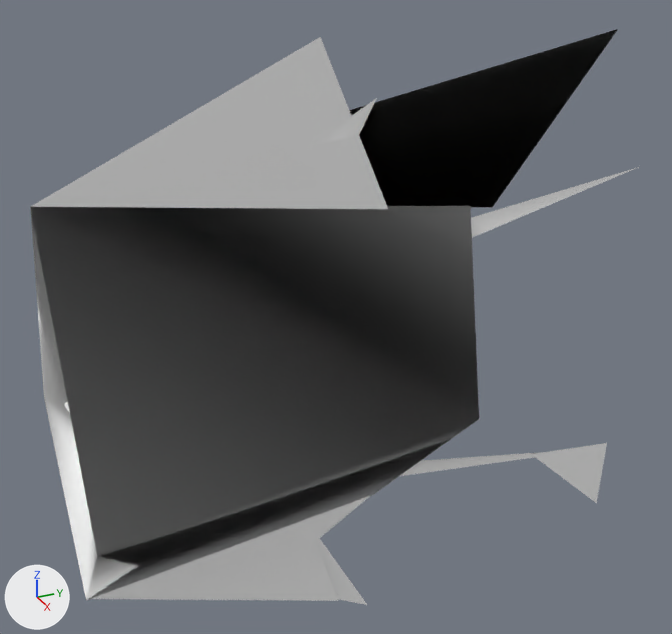
An edit to the glTF model public/3d/item/model__item__catch.ofs_82_0/4872fish82d.gltf, drawn before and after from the same camera.
Camera for both pictures: a 50 mm camera at (0.529, -0.051, 0.333) aimed at (-0.024, 0.198, 0.057). The lights are fixed; the arrows at lower left show +X, +Y and +Z. The picture after the commit comes second.

Objects in the first picture: '4872fish82d'.
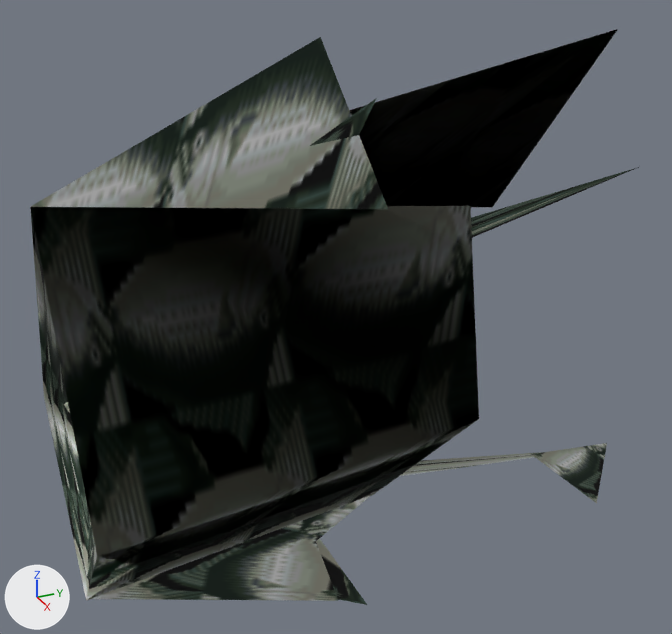
Boxes [x1, y1, x2, y2] around the edits, measured in the pictures (672 x 634 px):
'4872fish82d', surface changed (white to black): [30, 29, 639, 605] in both

Diff of the bpy script that builds the scene:
```diff
--- a/public/3d/item/model__item__catch.ofs_82_0/4872fish82d.gltf.py
+++ b/public/3d/item/model__item__catch.ofs_82_0/4872fish82d.gltf.py
@@ img_fish82 @@
+img_fish82 = load_image('fish82', '_unpacked/fish82', 64, 32, 'sRGB')
@@ mat_fish82_fish82 @@
 mat_fish82_fish82 = principled_material('fish82_fish82')
-mat_fish82_fish82.base_color = (1.0, 1.0, 1.0)  # white #ffffff
+mat_fish82_fish82.texture = img_fish82
 mat_fish82_fish82.roughness = 1.0
```
